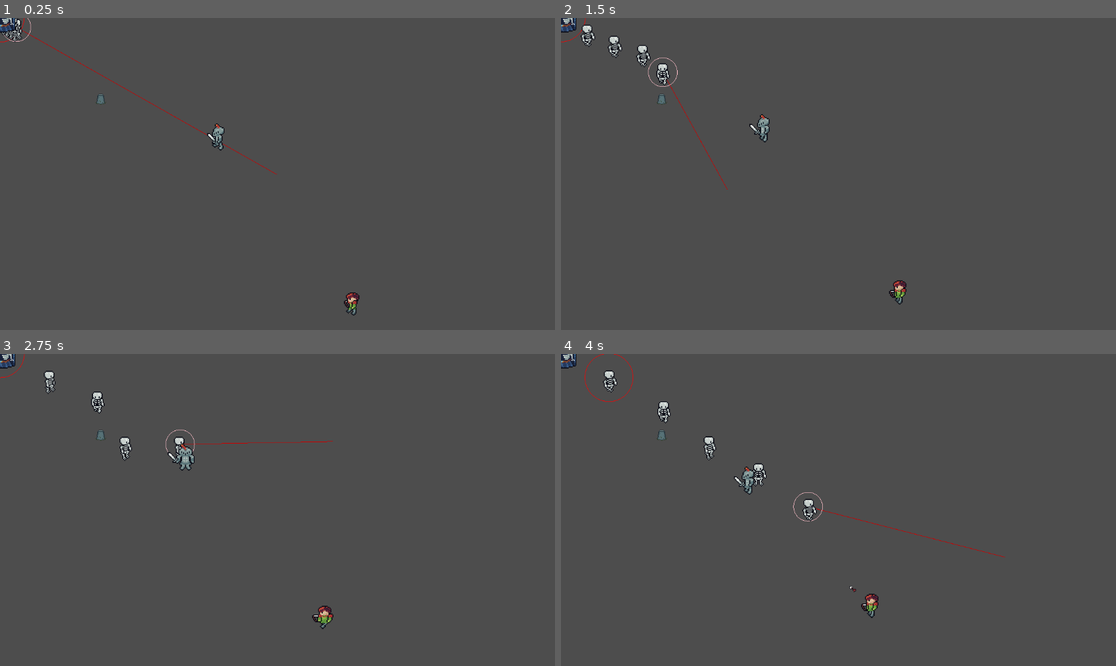
Above: before the commit, frames 1-4 (two rows, left to right).
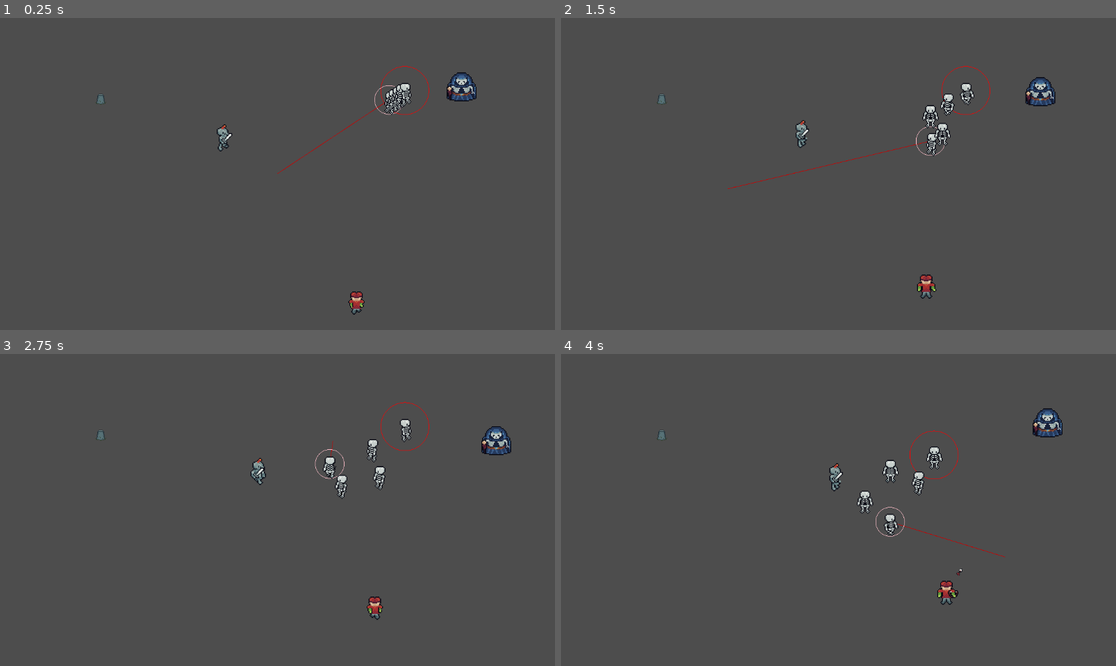
Above: after the commit, the same moments.

Repository: iris-nkhn/Mini-Jam-208
Game: Godot game, scene res://scenes/root.tscn
Same seed, same stepped clock (60 frames per second), same inputs: the game is played once before the commit and once after it. The engine's default icon, where the game draws it, is replaced by a stand-in: a white triangle on a blue panel in a dark square.
Inputs (mouse positions are in pixels of both pictures, inside the frame that each line leads up to):
- Up to frame 1 (0.25 s): no input
- Up to frame 2 (1.5 s): move the mouse to (960, 158) at 0.52 s; hold D (Right) 0.53-1.28 s; move the mouse to (727, 189) at 1.27 s; hold S (Down) from 1.28 s (still down)
- Up to frame 3 (2.75 s): move the mouse to (333, 441) at 2.02 s; release S (Down) at 2.03 s; hold D (Right) from 2.03 s (still down)
- Up to frame 4 (4 s): move the mouse to (810, 572) at 2.77 s; release D (Right) at 2.78 s; hold W (Up) 2.78-3.53 s; move the mouse to (1005, 556) at 3.52 s; hold A (Left) from 3.53 s (still down)

The runs differ from the first frame. In frame 1, 1.6% of the frame differs, in the area x 0-86%, y 0-96%; in frame 2, 2.5%; in frame 3, 2.4%; in frame 4, 2.7%, in the area x 0-91%, y 0-85%.
Error before the commit: Parse Error: Expected indented block after function declaration. (res://scenes/necro/necro.gd:31)

Commit message:
Deglobalized most scenes

Diff:
--- a/project.godot
+++ b/project.godot
@@ -17,9 +17,6 @@
 
 [autoload]
 
-Banner="*uid://nlc7wmk4ddmy"
-Leader="*uid://c4noyvt4p4kvi"
-Necro="*uid://cq6bsdr6wjdp6"
 Tracker="*uid://b4s30nocw25s7"
 
 [display]
--- a/scenes/banner/banner.gd
+++ b/scenes/banner/banner.gd
@@ -4,7 +4,7 @@
 
 # Called when the node enters the scene tree for the first time.
 func _ready() -> void:
-
+	Tracker.banner = self
 	pass # Replace with function body.
 
 
--- a/scenes/enemies/enemy.gd
+++ b/scenes/enemies/enemy.gd
@@ -2,8 +2,8 @@
 
 enum undead_types{NORMAL, SWORD, ARCHER, HALBERD}
 @export var type : undead_types
-var default_target : Node2D = Necro
-var target : Node2D = default_target
+@onready var default_target : Node2D = Tracker.necro
+@onready var target : Node2D = default_target
 @export var speed : float = 10
 @export var attack_radius : float = 50
 @export var damage : int = 1
@@ -29,6 +29,7 @@
 
 # Called every frame. 'delta' is the elapsed time since the previous frame.
 func _process(delta: float) -> void:
+
 	i = i + delta
 
 	if i >= 0.05:
@@ -43,6 +44,7 @@
 
 
 func _physics_process(_delta: float) -> void:
+	default_target = Tracker.necro
 	if target == null:
 		target = default_target
 	move_towards_target()
@@ -52,7 +54,7 @@
 
 func turn_undead() -> undead_types:
 	print("ENEMIGO EN CIRCULO")
-	get_parent().queue_free()
+	queue_free()
 
 	return undead_types.NORMAL
 
--- a/scenes/follower/animatable_body_2d.gd
+++ b/scenes/follower/animatable_body_2d.gd
@@ -1,7 +1,7 @@
 extends CharacterBody2D
 
 func _ready() -> void:
-	damage_taken.connect(Leader._on_damage_taken)
+	damage_taken.connect(Tracker.leader._on_damage_taken)
 
 	pass # Replace with function body.
 
--- a/scenes/follower/area_2d.gd
+++ b/scenes/follower/area_2d.gd
@@ -4,7 +4,7 @@
 
 # Called when the node enters the scene tree for the first time.
 func _ready() -> void:
-	area_entered.connect(Leader._on_area_entered.bind(self))
+	area_entered.connect(Tracker.leader._on_area_entered.bind(self))
 
 	pass # Replace with function body.
 
--- a/scenes/leader/body.gd
+++ b/scenes/leader/body.gd
@@ -22,6 +22,7 @@
 @onready var enclosed_area : Area2D = $Area2D
 # Called when the node enters the scene tree for the first time.
 func _ready() -> void:
+	Tracker.leader = self
 	initialize_tail()
 	$Path2D.set_curve(path)
 
--- a/scenes/leader/mouse_follower.gd
+++ b/scenes/leader/mouse_follower.gd
@@ -3,11 +3,12 @@
 var banner : Node2D
 # Called when the node enters the scene tree for the first time.
 func _ready() -> void:
-	banner = Banner
+	banner = Tracker.banner
 	pass # Replace with function body.
 
 
 # Called every frame. 'delta' is the elapsed time since the previous frame.
 func _process(delta: float) -> void:
+	banner = Tracker.banner
 	get_parent().set_goal(banner.global_position)
 	pass
--- a/scenes/necro/necro.gd
+++ b/scenes/necro/necro.gd
@@ -5,6 +5,7 @@
 var hp = 3
 
 func _ready() -> void:
+	Tracker.necro = self
 	pass
 func _physics_process(delta: float) -> void:
 	# We create a local variable to store the input direction.
@@ -29,3 +30,6 @@
 	move_and_slide()
 
 func take_damage(damage : int) -> void:
+	hp -= damage
+	if hp == 0:
+		queue_free()
--- a/scenes/root.tscn
+++ b/scenes/root.tscn
@@ -1,8 +1,11 @@
 [gd_scene format=3 uid="uid://cqak04x7ktl1r"]
 
-[ext_resource type="PackedScene" uid="uid://bt32a60sjm4d2" path="res://scenes/enemies/knight/knight.tscn" id="2_twpsu"]
+[ext_resource type="PackedScene" uid="uid://bt32a60sjm4d2" path="res://scenes/enemies/knight/knight_sword_REMOTE_54934.tscn" id="2_twpsu"]
 [ext_resource type="PackedScene" uid="uid://bwtvbuq2bhvir" path="res://scenes/enemies/tombstone/tombstone.tscn" id="3_lrqlo"]
 [ext_resource type="PackedScene" uid="uid://cbb0gbdeu7rba" path="res://scenes/enemies/archer/archer.tscn" id="3_sqa0i"]
+[ext_resource type="PackedScene" uid="uid://c4noyvt4p4kvi" path="res://scenes/leader/leader.tscn" id="4_kycxp"]
+[ext_resource type="PackedScene" uid="uid://cq6bsdr6wjdp6" path="res://scenes/necro/necro.tscn" id="5_j287u"]
+[ext_resource type="PackedScene" uid="uid://nlc7wmk4ddmy" path="res://scenes/banner/banner.tscn" id="6_5sfjl"]
 
 [node name="Root" type="Node2D" unique_id=2145283830]
 
@@ -14,3 +17,11 @@
 
 [node name="Archer" parent="." unique_id=293078471 instance=ExtResource("3_sqa0i")]
 position = Vector2(736, 593)
+
+[node name="Leader" parent="." unique_id=1288376457 instance=ExtResource("4_kycxp")]
+position = Vector2(843.0001, 151.00002)
+
+[node name="Necro" parent="." unique_id=1549876970 instance=ExtResource("5_j287u")]
+position = Vector2(957, 143)
+
+[node name="Banner" parent="." unique_id=402454794 instance=ExtResource("6_5sfjl")]
